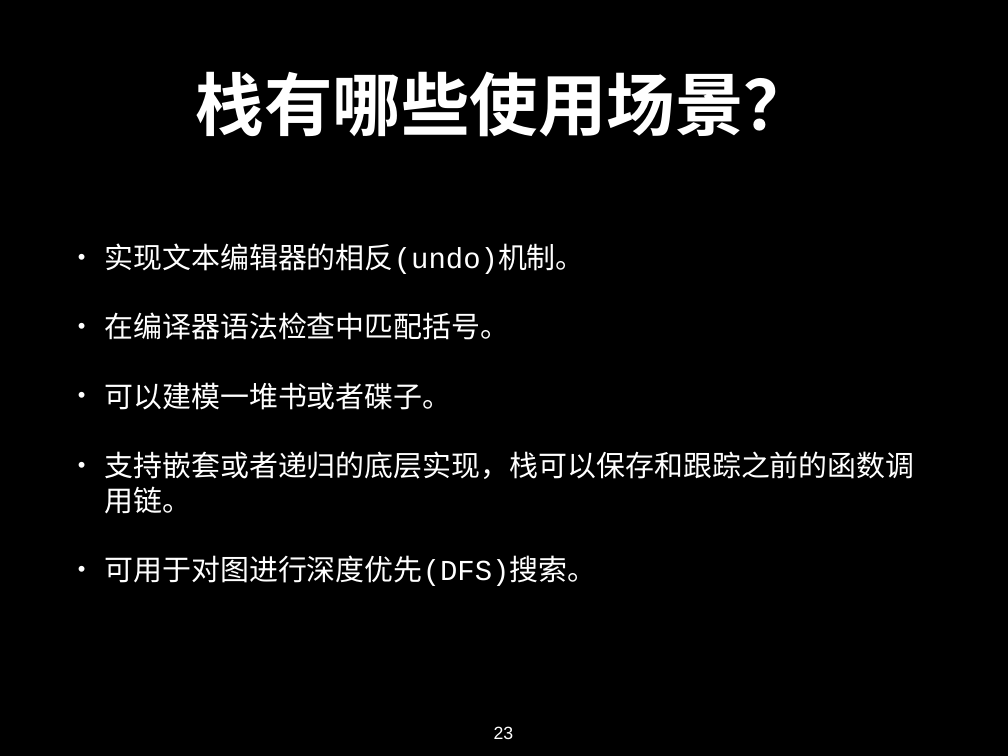
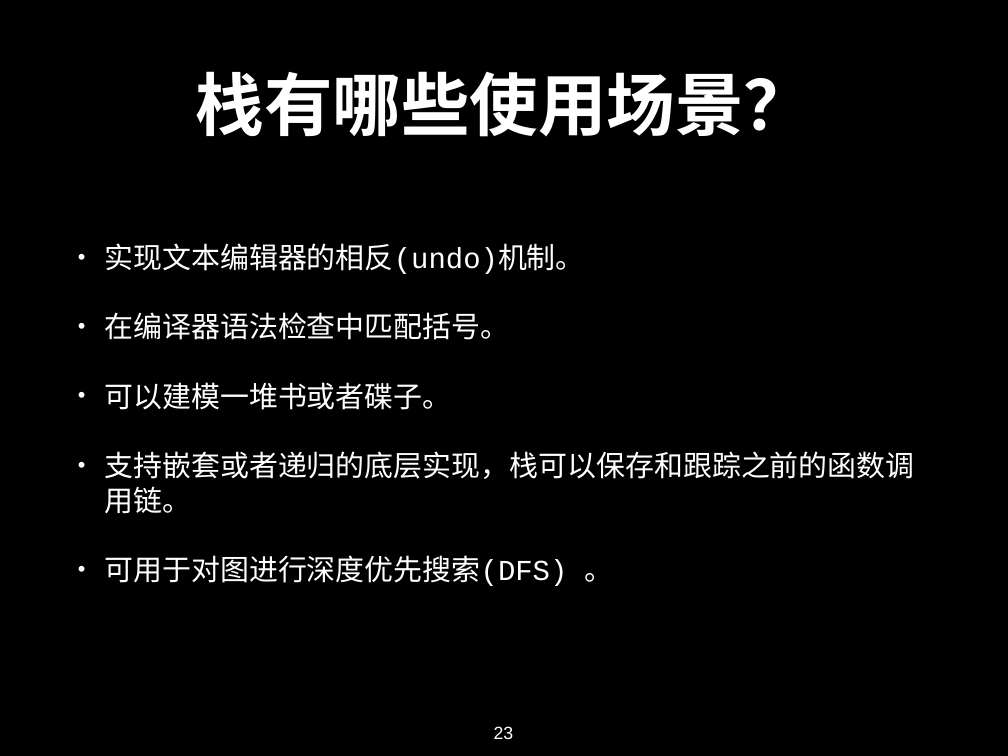
Before and after one commit to spring2go/Algorithms, a slide deck: slide 23 of slides/datastructures/stack/Stack.pptx. Drawn at 1008x756 pixels with LibreOffice and Linux fonts; fonts in the diff are those of the drawing. Boxes give left, top, right and bottom in pixels: in the first picture for what was removed or moved away, otherwise in the second. Text is boxed around its words. In the diff, an @@ line names an element or a change of style, - is before the commit and + after.

```diff
--- a/slides/datastructures/stack/Stack.pptx
+++ b/slides/datastructures/stack/Stack.pptx
@@ text at <box>104,555,614,586</box>: text changed @@
-• 可用于对图进行深度优先(DFS)搜索。
+• 可用于对图进行深度优先搜索(DFS) 。
```
Also in this commit, not shown: 3 other files.
